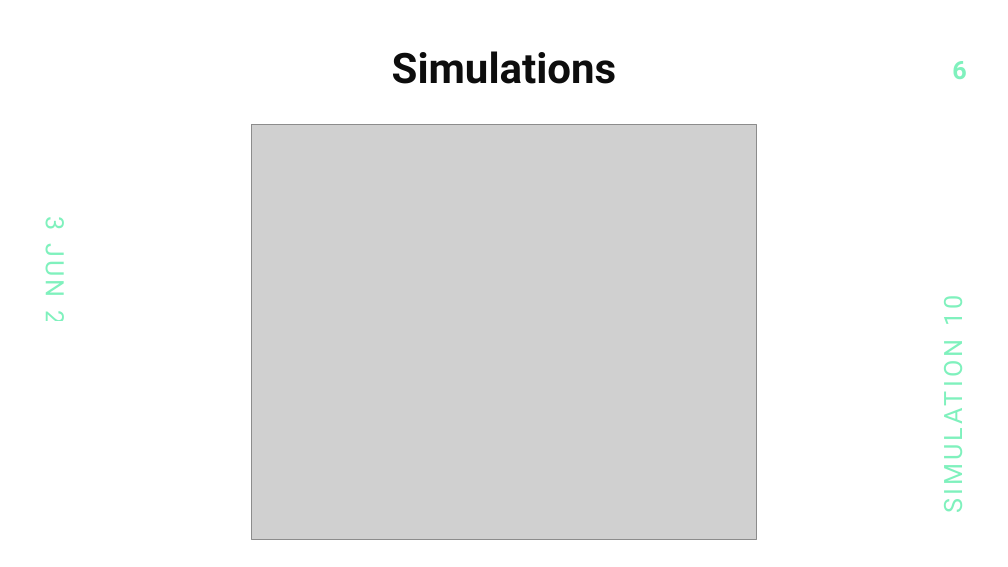
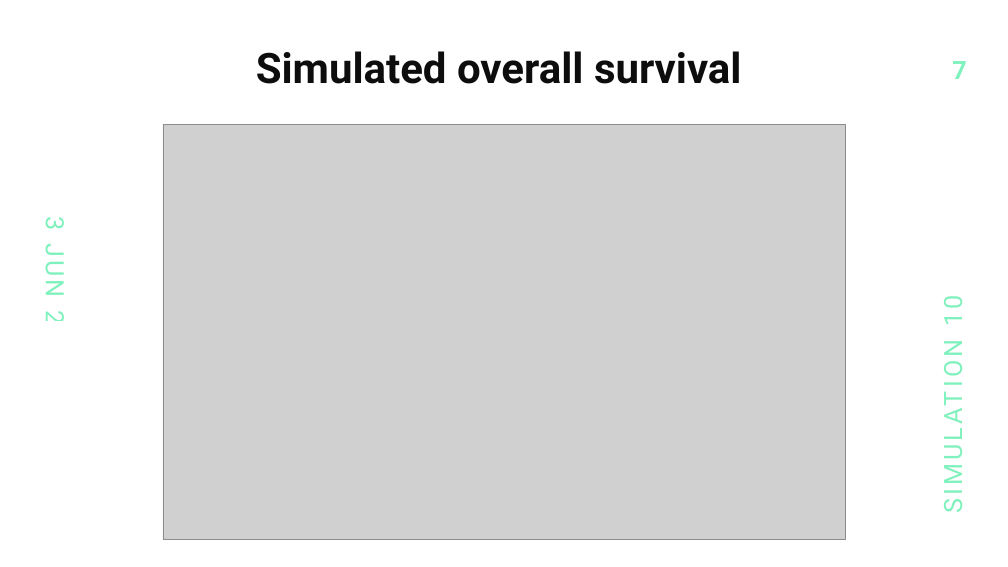
Before and after one commit to saumil-sh/tte-sim, a slide deck: slide 7 of presentation/interview.pptx (slide 6 before the commit). Drawn at 1008x567 pixels with LibreOffice and Linux fonts; fonts in the diff are those of the drawing; grey boxes stand for pictures. Boxes give left, top, right and bottom in pixels: in the first picture for what was removed or moved away, otherwise in the second. Text is boxed around its words. In the diff, an @@ line names an element or a change of style, - is before the commit and + after.

```diff
--- a/presentation/interview.pptx
+++ b/presentation/interview.pptx
@@ title at (256, 51, 742, 84): text changed @@
-Simulations
+Simulated overall survival
@@ page number at (952, 61, 966, 79): text changed @@
-6
+7
@@ picture: place and size @@
-picture at (252, 125, 757, 540)
+picture at (163, 125, 845, 540)
```
Also in this commit, not shown: 5 other slides changed, 5 slides added, 3 other files.
